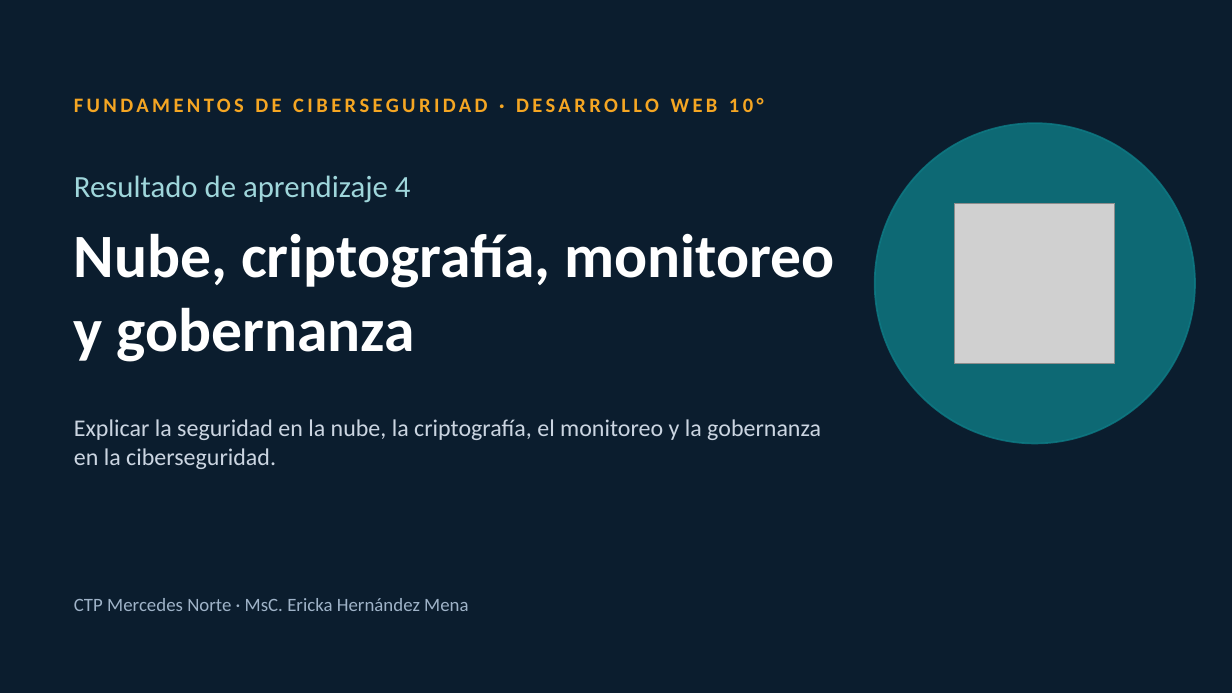
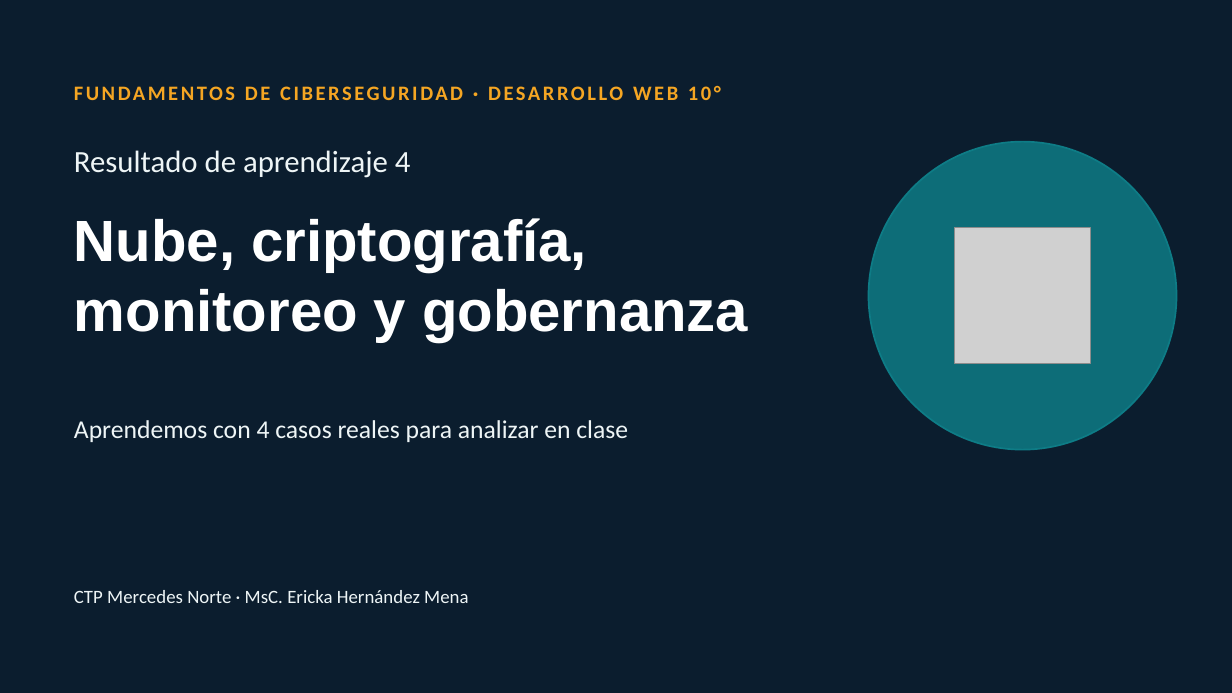
Before and after one commit to HrndzEricka/WEB10-, a slide deck: slide 1 of recursos/presentaciones/RA4_Nube_y_criptografia.pptx. Drawn at 1232x693 pixels with LibreOffice and Linux fonts; fonts in the diff are those of the drawing; grey boxes stand for pictures. Boxes give left, top, right and bottom in pixels: in the first picture for what was removed or moved away, otherwise in the second. Text is boxed around its words. In the diff, an @@ line names an element or a change of style, - is before the commit and + after.

```diff
--- a/recursos/presentaciones/RA4_Nube_y_criptografia.pptx
+++ b/recursos/presentaciones/RA4_Nube_y_criptografia.pptx
@@ text "FUNDAMENTOS DE CIBERSEGURIDAD · DESARROLLO ..." at (x1=74, y1=80, x2=862, y2=117): letter spacing 2 to 1.5 pt; vertical alignment middle to top @@
@@ text "Resultado de aprendizaje 4" moved from (x1=74, y1=175, x2=411, y2=203) to (x1=74, y1=150, x2=411, y2=178) @@
@@ text "Resultado de aprendizaje 4" at (x1=74, y1=150, x2=411, y2=178): text colour #9FD6DB to #EEF5F6; vertical alignment middle to top @@
@@ ellipse resized from (x1=875, y1=123, x2=1195, y2=444) to (x1=869, y1=142, x2=1177, y2=450) @@
@@ ellipse at (x1=869, y1=142, x2=1177, y2=450): fill #0E7C86 at 80% opacity to #0E7C86 at 85% opacity @@
@@ title "Nube, criptografía, monitoreo y gobernanza" moved from (x1=74, y1=233, x2=835, y2=362) to (x1=74, y1=218, x2=748, y2=342) @@
@@ title "Nube, criptografía, monitoreo y gobernanza" at (x1=74, y1=218, x2=748, y2=342): size 36 to 34 pt, font Calibri to Arial @@
@@ picture resized from (x1=955, y1=203, x2=1115, y2=363) to (x1=955, y1=228, x2=1090, y2=363) @@
@@ text at (x1=74, y1=420, x2=628, y2=442): text changed; size 14 to 15 pt; text colour #CBD5E1 to #EEF5F6 @@
-Explicar la seguridad en la nube, la criptografía, el monitoreo y la gobernanza en la ciberseguridad.
+Aprendemos con 4 casos reales para analizar en clase
@@ text "CTP Mercedes Norte · MsC. ..." at (x1=74, y1=590, x2=468, y2=603): text colour #9FB3C8 to #EEF5F6; vertical alignment middle to top @@
```
Also in this commit, not shown: 18 slides added, 19 slides removed, 5 other files.
